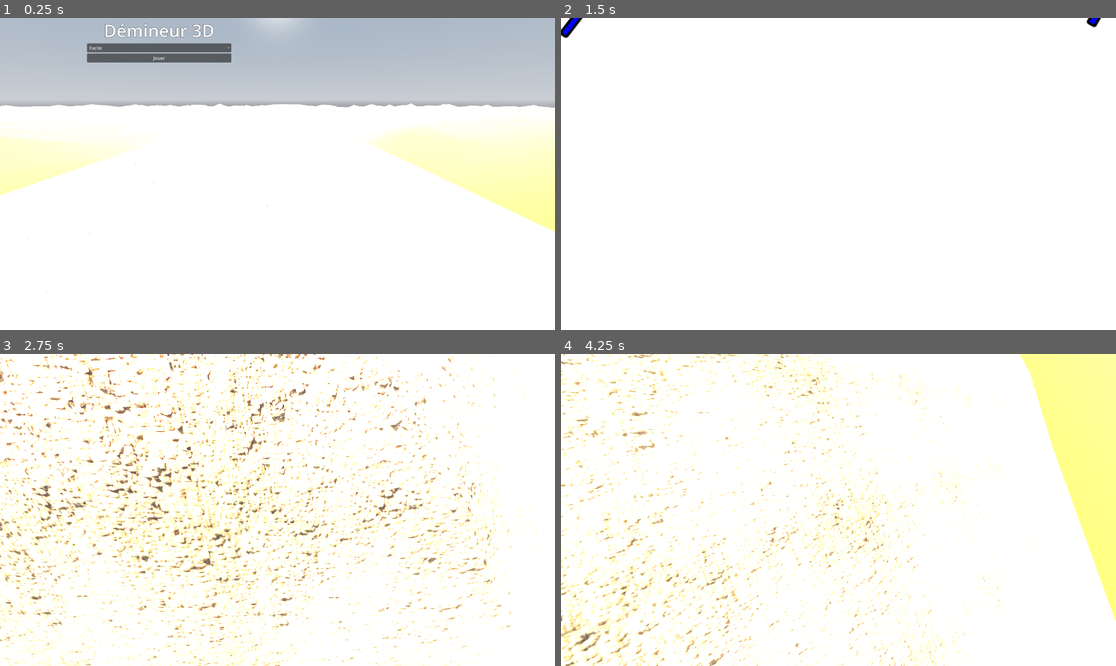
Above: before the commit, frames 1-4 (two rows, left to right).
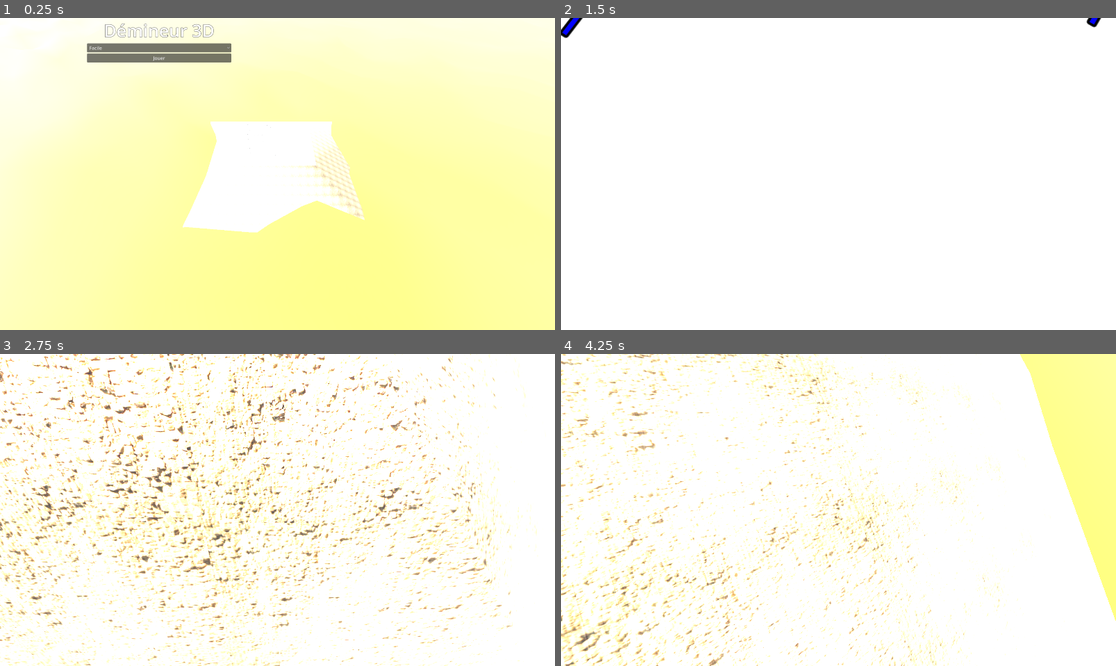
Above: after the commit, the same moments.

Repository: elebras1/Demineur3D
Game: Godot game, scene res://main_menu/main_menu.tscn
Two runs of this game, one before a commit and one after it. Both use one fixed random seed, a clock stepped at 60 frames per second and the inputs below.
Inputs (mouse positions are in pixels of both pictures, inside the frame that each line leads up to):
- Up to frame 1 (0.25 s): no input
- Up to frame 2 (1.5 s): click "Jouer" at 0.5 s; tap Enter at 1.25 s; move the mouse to (866, 174) at 1.27 s; hold D from 1.28 s (still down); hold Z from 1.28 s (still down); click (866, 174) at 1.42 s
- Up to frame 3 (2.75 s): tap Space at 1.52, 2.27 s; move the mouse to (249, 510) at 2.02 s; release D at 2.03 s; release Z at 2.03 s; hold S from 2.03 s (still down); tap Q at 2.1 s
- Up to frame 4 (4.25 s): move the mouse to (849, 503) at 2.77 s; release S at 2.78 s; hold Z 2.78-3.53 s; hold D from 2.78 s (still down); move the mouse to (832, 516) at 3.52 s; tap Q at 3.6 s; click (832, 516) at 3.67 s; tap Space at 3.77 s

The runs differ from the first frame. In frame 1, 87% of the frame differs, in the area x 0-100%, y 0-100%; in frame 2, nothing differs; in frame 3, less than 0.1%; in frame 4, less than 0.1%.

Commit message:
update camera position scene

Diff:
--- a/minesweeper.tscn
+++ b/minesweeper.tscn
@@ -1,21 +1,21 @@
-[gd_scene load_steps=4 format=3 uid="uid://b7a05jt8pw7m7"]
+[gd_scene load_steps=4 format=3 uid="uid://cas4o7p83k1wd"]
 
-[ext_resource type="Script" uid="uid://bvox1i3v2632a" path="res://checkerboard.gd" id="1_1jydy"]
-[ext_resource type="PackedScene" uid="uid://cjkj5coplwcnx" path="res://player.tscn" id="2_7nxku"]
+[ext_resource type="Script" path="res://checkerboard.gd" id="1_1jydy"]
+[ext_resource type="PackedScene" path="res://player.tscn" id="2_7nxku"]
 [ext_resource type="PackedScene" uid="uid://d3h7ahylysio1" path="res://background/background.tscn" id="3_xrf8k"]
 
 [node name="Minesweeper" type="Node3D"]
 script = ExtResource("1_1jydy")
 
 [node name="DirectionalLight3D" type="DirectionalLight3D" parent="."]
-transform = Transform3D(1, 0, 0, 0, 0.9233912, 0.38386023, 0, -0.38386023, 0.9233912, 0, 7.004199, 0)
+transform = Transform3D(1, 0, 0, 0, 0.923391, 0.38386, 0, -0.38386, 0.923391, 0, 7.0042, 0)
 shadow_enabled = true
 
 [node name="CharacterBody3D" parent="." instance=ExtResource("2_7nxku")]
 transform = Transform3D(1, 0, 0, 0, 1, 0, 0, 0, 1, 3.3, 1, 1)
 
 [node name="Camera3D" type="Camera3D" parent="."]
-transform = Transform3D(-1, -2.9900352e-08, 8.215054e-08, 0, 0.9396927, 0.34202015, -8.742278e-08, 0.34202015, -0.9396927, 20.506199, 9.481115, -0.07943392)
+transform = Transform3D(-3.53919e-08, -0.737702, 0.675127, -2.56534e-08, 0.675127, 0.737702, -1, 8.78939e-09, -4.28186e-08, 140.494, 91.7542, 24.2476)
 current = true
 
 [node name="Terrain" parent="." instance=ExtResource("3_xrf8k")]
